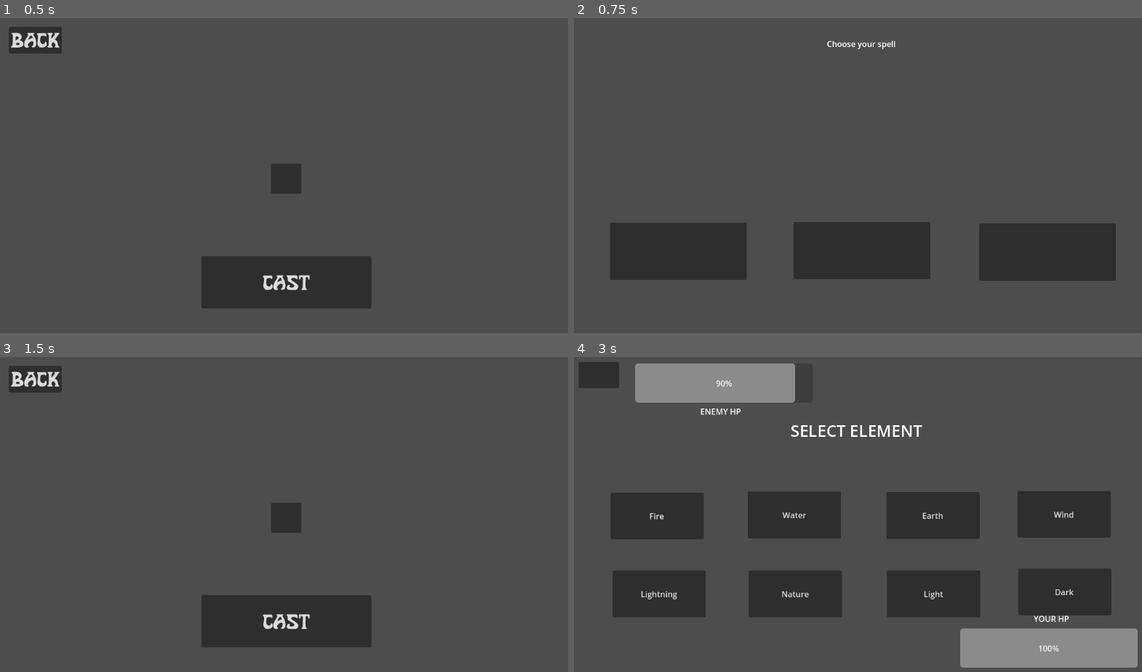
Above: before the commit, frames 1-4 (two rows, left to right).
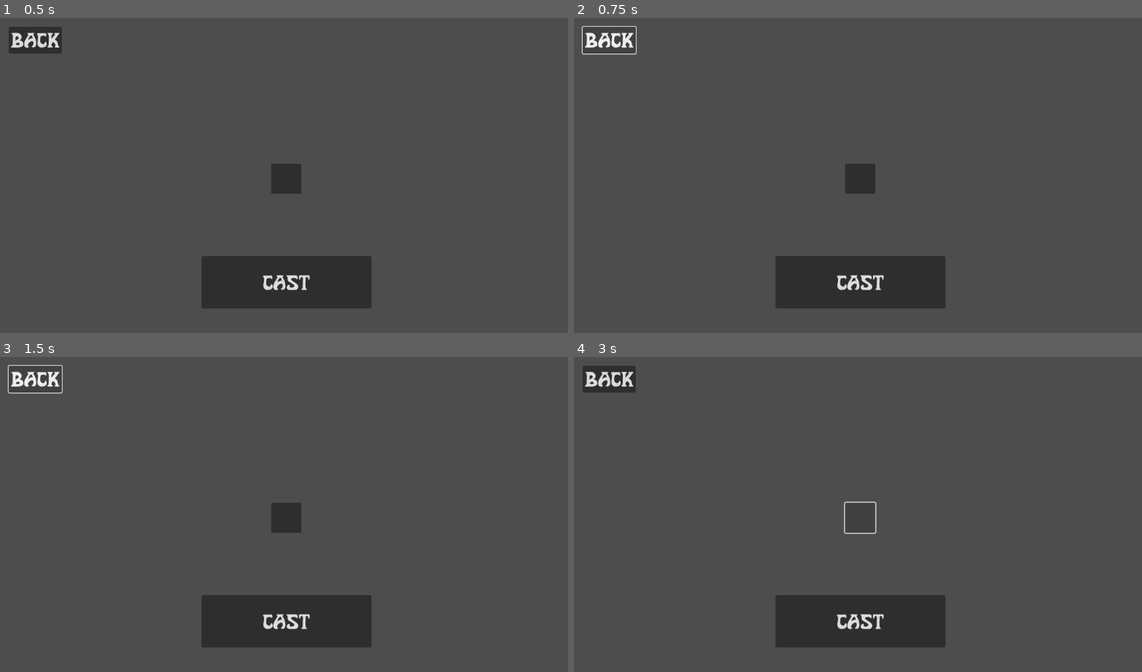
Above: after the commit, the same moments.

Repository: FlingFlongerz/Runes-of-ASL
Game: Godot game, scene res://scenes/finger_spell_screen.tscn
Same seed, same stepped clock (60 frames per second), same inputs: the game is played once before the commit and once after it. After the commit the project has no main scene; this scene is started directly in both runs.
Inputs (mouse positions are in pixels of both pictures, inside the frame that each line leads up to; where the layout moved, square brackets give the same spot in the first picture):
- Up to frame 1 (0.5 s): no input
- Up to frame 2 (0.75 s): click "BACK" at 0.5 s
- Up to frame 3 (1.5 s): click (34, 379) [102, 590] at 1.25 s
- Up to frame 4 (3 s): click "CAST" at 2 s; click (858, 517) at 2.77 s

Frame 1 is identical in both runs. In frame 2, 16% of the frame differs, in the area x 1-96%, y 2-93%; in frame 3, 0.1%; in frame 4, 30%, in the area x 0-100%, y 1-99%.

Commit message:
pulled and fixed data received on godot

Diff:
--- a/project.godot
+++ b/project.godot
@@ -11,7 +11,6 @@
 [application]
 
 config/name="Runes-of-ASL"
-run/main_scene="res://scenes/MainMenu.tscn"
 config/features=PackedStringArray("4.3", "Forward Plus")
 config/icon="res://icon.svg"
 
--- a/scripts/finger_spell_screen.gd
+++ b/scripts/finger_spell_screen.gd
@@ -2,8 +2,6 @@
 
 # A container to hold the letter buttons
 @onready var container = $HBoxContainer  # or HBoxContainer / GridContainer depending on layout
-@onready var cast_button = $cast_button
-var ready_to_cast = false
 
 func _ready() -> void:
 	# Get the selected spell from Global
@@ -24,19 +22,3 @@
 
 func _on_letter_pressed(letter: String) -> void:
 	print("Pressed letter:", letter)
-
-func _process(delta: float) -> void:
-	if ready_to_cast == true:
-		cast_button.disabled = false
-
-
-
-
-
-func _on_button_pressed() -> void:
-	get_tree().change_scene_to_file("res://scenes/select_element_spell.tscn")
-
-
-func _on_cast_button_pressed() -> void:
-	Global.enemy_health_points = Global.enemy_health_points - 10
-	get_tree().change_scene_to_file("res://scenes/battlescreen.tscn")
--- a/scripts/test_detection.gd
+++ b/scripts/test_detection.gd
@@ -1,36 +1,26 @@
 extends Node
 
-var client : StreamPeerTCP
-var connected = false
-
-# -------------------------
-# Change these if needed
-# -------------------------
-const HOST = "127.0.0.1"
-const PORT = 8765
+var client := StreamPeerTCP.new()
 
 func _ready():
-	client = StreamPeerTCP.new()
-	var err = client.connect_to_host(HOST, PORT)
-	if err == OK:
-		connected = true
-		print("✅ Connected to Python ASL TCP server")
+	print("🚀 Trying to connect...")
+	client.connect_to_host("127.0.0.1", 8765)
+
+	# Blocking-style loop
+	var attempts := 0
+	while client.get_status() == StreamPeerTCP.STATUS_CONNECTING and attempts < 50:
+		client.poll()
+		attempts += 1
+		await get_tree().create_timer(0.1).timeout
+
+	if client.get_status() == StreamPeerTCP.STATUS_CONNECTED:
+		print("✅ Connected!")
 	else:
-		print("❌ Could not connect:", err)
+		print("❌ Failed to connect, status =", client.get_status())
 
 func _process(_delta):
-	if connected:
-		var available_bytes = client.get_available_bytes()
-		if available_bytes > 0:
-			var msg = client.get_utf8_string(available_bytes)
-			# Split messages by newline (in case Python sends multiple JSON objects)
-			for line in msg.strip_edges().split("\n"):
-				if line == "":
-					continue
-				var parse_result = JSON.parse_string(line)
-				if parse_result.error == OK:
-					var data = parse_result.result
-					if typeof(data) == TYPE_DICTIONARY and data.has("top_prediction"):
-						print("Top prediction:", data["top_prediction"])
-				else:
-					print("⚠ JSON parse error:", parse_result.error_string)
+	if client.get_status() == StreamPeerTCP.STATUS_CONNECTED:
+		var available := client.get_available_bytes()
+		if available > 0:
+			var text := client.get_utf8_string(available)
+			print("📩 Received:", text)
Not shown, added: server/minimal_test.py
Not shown, changed: server/predict.py
